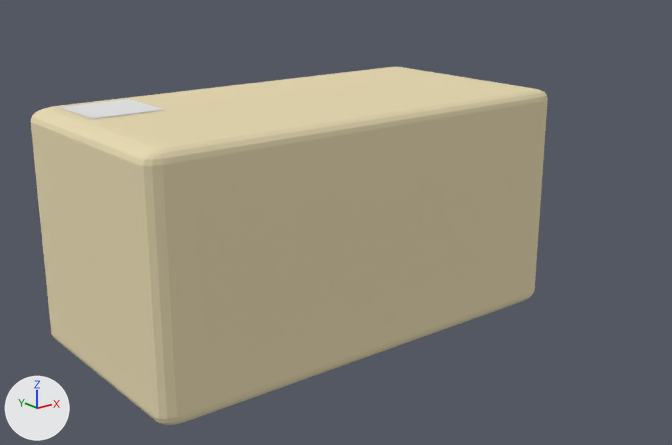
The Blender file View/Blender/Behavior/Trans.blend as it was, and as the next commit left it.
Before and after are seen from a 50 mm lens placed at (-2.31, -3.1, 1.16), pointed at (-0.02, -0.23, 0.01). The lights are fixed; the arrows at lower left show +X, +Y and +Z.
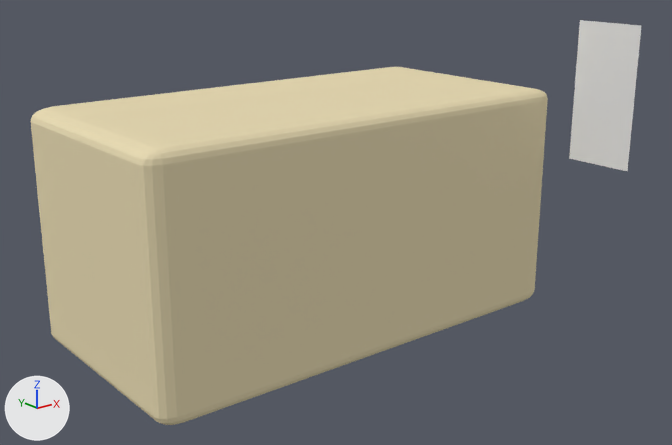
Where the newer file only moved an object's origin or applied its transform, the numbers keep the older frame.

Changed parts and their boxes [x1, y1, x2, y2] in the pictures (672 x 445 px):
'Cube', turned, rescaled: [30, 67, 548, 425] in both
'Plane', reshaped (31% narrower, 629% taller): before [60, 99, 165, 119]; after [569, 20, 641, 172]

Patch to the scene script:
```diff
--- a/View/Blender/Behavior/Trans.blend.py
+++ b/View/Blender/Behavior/Trans.blend.py
@@ me_cube @@
 me_cube.from_pydata(...)  # 152 vertices, 150 faces; spans x -1.0..1.0, y -1.0..1.0, z -1.0..1.0
 # used by ob_cube; location = (0.0, 0.0, 0.0); rotation_euler = (1.571, 4.712, 3.142), in degrees (90, 270, 180); scale = (0.5, 1.0, 0.5)
+# me_cube part 1: the whole mesh is multiplied about its middle by the matrix ((0.0, 1.0, 0.0), (0.0, 0.0, 0.5), (0.5, 0.0, 0.0))
 me_cube.materials.append(mat_material)
@@ ob_cube @@
 ob_cube.location = (0.0, 0.0, 0.0)
-ob_cube.rotation_euler = (1.571, 4.712, 3.142)  # degrees (90, 270, 180)
-ob_cube.scale = (0.5, 1.0, 0.5)
```
